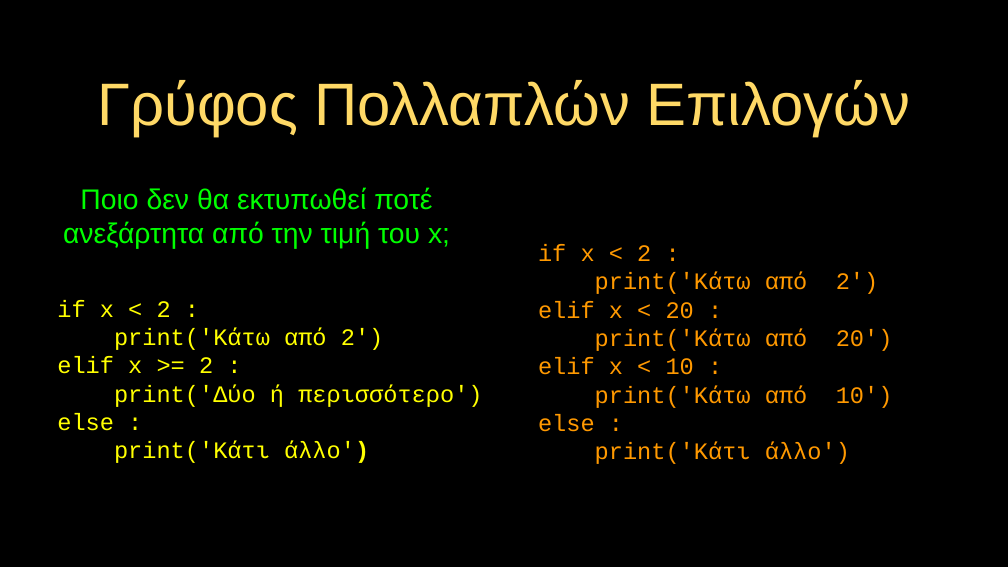
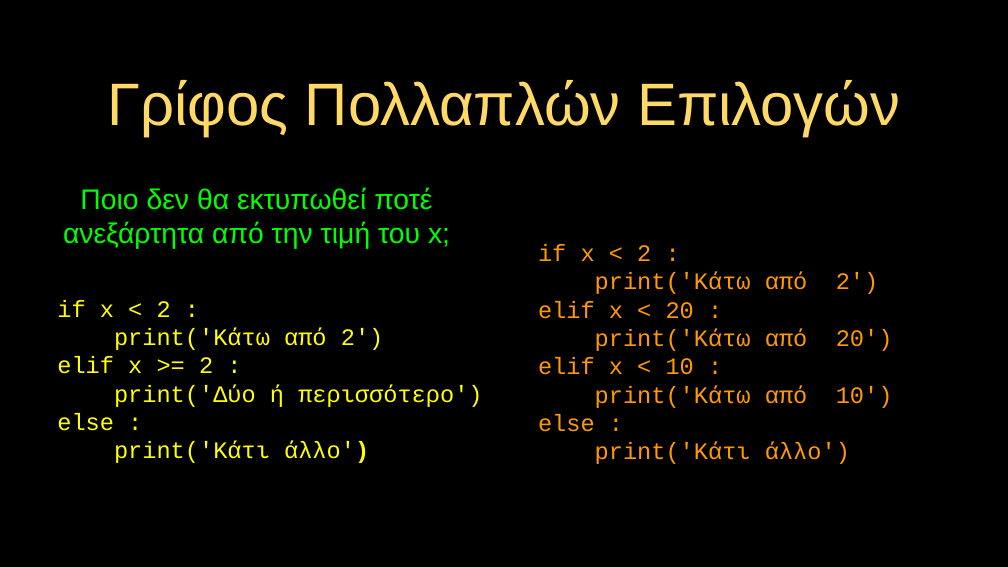
Before and after one commit to konkiourtidou/py4e, a slide deck: slide 21 of lectures3/gr/Pythonlearn-03-Conditional.pptx. Drawn at 1008x567 pixels with LibreOffice and Linux fonts; fonts in the diff are those of the drawing. Boxes give left, top, right and bottom in pixels: in the first picture for what was removed or moved away, otherwise in the second. Text is boxed around its words. In the diff, an @@ line names an element or a change of style, - is before the commit and + after.

```diff
--- a/lectures3/gr/Pythonlearn-03-Conditional.pptx
+++ b/lectures3/gr/Pythonlearn-03-Conditional.pptx
@@ title at (x1=107, y1=80, x2=900, y2=137): text changed @@
-Γρύφος Πολλαπλών Επιλογών
+Γρίφος Πολλαπλών Επιλογών
```
Also in this commit, not shown: 3 other slides changed.
